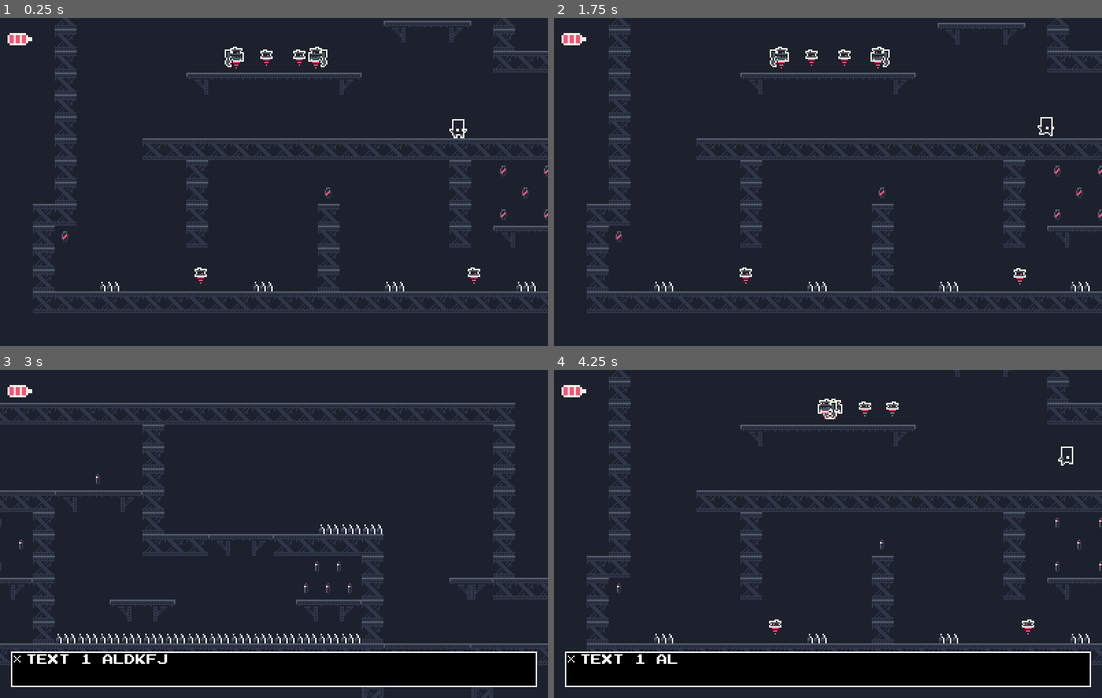
Above: before the commit, frames 1-4 (two rows, left to right).
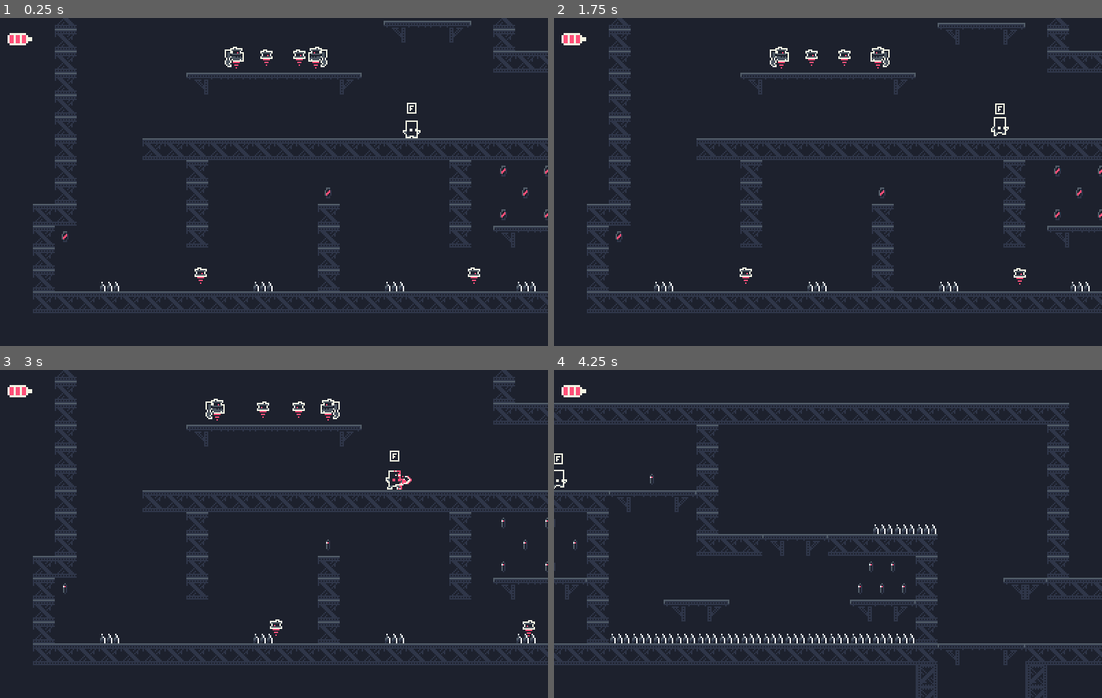
Above: after the commit, the same moments.

Repository: Nanoparty/EchoStation
Game: Godot game, scene res://src/Main/Game.tscn
The game is run twice, just before and just after one commit, with the same random seed, the same clock (stepped at 60 frames per second) and the same inputs.
Inputs:
- Up to frame 1 (0.25 s): no input
- Up to frame 2 (1.75 s): tap Enter (ui_accept) at 0.5, 0.8, 1.25, 1.35 s; hold Tab (splitscreen) 0.53-1.28 s; hold Right (move_right) from 0.53 s (still down); tap Up (jump) at 0.77, 1.52 s; tap Tab (splitscreen) at 1.55 s
- Up to frame 3 (3 s): release Right (move_right) at 2.03 s; hold Left (move_left) 2.03-2.78 s; hold S (crouch) 2.03-2.78 s; tap Enter (ui_accept) at 2.3 s; hold Right (move_right) from 2.78 s (still down); tap Z (shoot) at 2.85 s
- Up to frame 4 (4.25 s): keep holding Right (move_right); tap Up (jump) at 3.02, 3.77 s; tap Tab (splitscreen) at 3.05 s; tap Enter (ui_accept) at 3.5, 3.8 s; hold Tab (splitscreen) from 3.53 s (still down)

The runs differ from the first frame. In frame 1, 0.2% of the frame differs, in the area x 73-86%, y 25-37%; in frame 2, 0.2%; in frame 3, 27%, in the area x 0-100%, y 0-100%; in frame 4, 27%.
Error in both runs: Attempt to call function 'connect' in base 'null instance' on a null instance. (res://src/UserInterface/CoinsCounter.gd:20)

Commit message:
pickup keys, key collection icons, change spike layer, add F interact

Diff:
--- a/src/Actors/Player.gd
+++ b/src/Actors/Player.gd
@@ -19,6 +19,12 @@
 onready var hpBar = $UI/HpSprite
 onready var textBox = $UI/Textbox
 
+onready var key1Icon = $UI/Key1
+onready var key2Icon = $UI/Key2
+onready var key3Icon = $UI/Key3
+
+onready var interactIcon = $InteractKey
+
 onready var health = 3
 onready var dead = false
 onready var jumpCount = 0
@@ -34,6 +40,13 @@
 
 func _ready():
 	# Static types are necessary here to avoid warnings.
+
+	key1Icon.hide()
+	key2Icon.hide()
+	key3Icon.hide()
+
+	#interactIcon.hide()
+
 	var camera: Camera2D = $Camera
 	if action_suffix == "_p1":
 		camera.custom_viewport = $"../.."
@@ -70,11 +83,7 @@
 	if dead or textBox.pause:
 		return
 
-	if Input.is_action_just_pressed("ui_accept"):
-		textBox.queue_text("Text 1 aldkfjla adjsflkasd asdklf dfj asdlf")
-		textBox.queue_text("Text 2 aldkfjla adjsflkasd asdklf dfj asdlf")
-		textBox.queue_text("Text 3 aldkfjla adjsflkasd asdklf dfj asdlf")
-		textBox.queue_text("Text 4 aldkfjla adjsflkasd asdklf dfj asdlf")
+	update_keys()
 
 	var falling = false
 	# Fall through platforms
@@ -126,6 +135,52 @@
 		if is_shooting:
 			shoot_timer.start()
 		animation_player.play(animation)
+
+func update_keys():
+	if key1:
+		key1Icon.show()
+	else:
+		key1Icon.hide()
+	if key2:
+		key2Icon.show()
+	else:
+		key2Icon.hide()
+	if key3:
+		key3Icon.show()
+	else:
+		key3Icon.hide()
+
+func wake_up():
+	textBox.queue_text("[SYSTEM DIAGNOSTICS: PROCESSES REBOOTING...]")
+	textBox.queue_text("Ugh...my servos feel so rusty. Where am I?")
+	textBox.queue_text("It looks like the station, but something feels wrong here...")
+	textBox.queue_text("I better go find out whats happening around here.")
+
+func set_canDoubleJump():
+	canDoubleJump = true
+	textBox.queue_text("Look at this! My old maneuvering thrusters!")
+	textBox.queue_text("With these I should be able to get around a lot easier.")
+
+func set_canShoot():
+	canShoot = true
+	textBox.queue_text("Hey! Its my old plasma cutter arm!")
+	textBox.queue_text("Now I should be able to defend myself against those rogue machines.")
+
+func pickup_Key1():
+	key1 = true
+	textBox.queue_text("This looks like the first security key!")
+	textBox.queue_text("I better give this to A.L.E.X so she can unlock the station controls.")
+
+func pickup_Key2():
+	key2 = true
+	textBox.queue_text("Nice, the second security key!")
+	textBox.queue_text("Just one more to go.")
+
+func pickup_Key3():
+	key3 = true
+	textBox.queue_text("The last security key!")
+	textBox.queue_text("Now A.L.E.X should be able to fix the station.")
+	textBox.queue_text("I can't wait for things to return to normal.")
 
 func get_direction(falling):
 	var UpVector = 0
--- a/src/Actors/Player.tscn
+++ b/src/Actors/Player.tscn
@@ -17,6 +17,10 @@
 [ext_resource path="res://assets/art/enemy/explosion.png" type="Texture" id=15]
 [ext_resource path="res://assets/art/environment/light_circle.png" type="Texture" id=16]
 [ext_resource path="res://src/Actors/Textbox.gd" type="Script" id=17]
+[ext_resource path="res://assets/art/environment/key3.png" type="Texture" id=18]
+[ext_resource path="res://assets/art/environment/key1.png" type="Texture" id=19]
+[ext_resource path="res://assets/art/environment/key2.png" type="Texture" id=20]
+[ext_resource path="res://assets/art/player/F.png" type="Texture" id=21]
 
 [sub_resource type="Animation" id=1]
 resource_name = "crouch"
@@ -263,6 +267,23 @@
 
 [sub_resource type="RectangleShape2D" id=14]
 extents = Vector2( 7.5, 10 )
+
+[sub_resource type="Animation" id=18]
+resource_name = "hover"
+length = 3.0
+loop = true
+tracks/0/type = "value"
+tracks/0/path = NodePath(".:position")
+tracks/0/interp = 1
+tracks/0/loop_wrap = true
+tracks/0/imported = false
+tracks/0/enabled = true
+tracks/0/keys = {
+"times": PoolRealArray( 0, 1.5 ),
+"transitions": PoolRealArray( 1, 1 ),
+"update": 0,
+"values": [ Vector2( 0, -21 ), Vector2( 0, -25 ) ]
+}
 
 [node name="Player" type="KinematicBody2D"]
 collision_mask = 28
@@ -436,6 +457,21 @@
 
 [node name="Tween" type="Tween" parent="UI/Textbox"]
 
+[node name="Key1" type="Sprite" parent="UI"]
+position = Vector2( 700, 22 )
+scale = Vector2( 2, 2 )
+texture = ExtResource( 19 )
+
+[node name="Key2" type="Sprite" parent="UI"]
+position = Vector2( 730, 23 )
+scale = Vector2( 2, 2 )
+texture = ExtResource( 20 )
+
+[node name="Key3" type="Sprite" parent="UI"]
+position = Vector2( 760, 23 )
+scale = Vector2( 2, 2 )
+texture = ExtResource( 18 )
+
 [node name="Explosion" parent="." instance=ExtResource( 13 )]
 texture = ExtResource( 15 )
 
@@ -448,8 +484,8 @@
 wait_time = 0.1
 
 [node name="DamageDetector" type="Area2D" parent="."]
-collision_layer = 2
-collision_mask = 2
+collision_layer = 258
+collision_mask = 258
 
 [node name="CollisionShape2D" type="CollisionShape2D" parent="DamageDetector"]
 position = Vector2( -1, -8 )
@@ -461,6 +497,14 @@
 texture = ExtResource( 16 )
 texture_scale = 2.0
 
+[node name="InteractKey" type="Sprite" parent="."]
+position = Vector2( 0, -22.8667 )
+texture = ExtResource( 21 )
+
+[node name="AnimationPlayer" type="AnimationPlayer" parent="InteractKey"]
+autoplay = "hover"
+anims/hover = SubResource( 18 )
+
 [connection signal="tween_all_completed" from="UI/Textbox/Tween" to="UI/Textbox" method="_on_Tween_tween_all_completed"]
 [connection signal="timeout" from="PlatformTimer" to="." method="_on_PlatformTimer_timeout"]
 [connection signal="body_entered" from="DamageDetector" to="." method="_on_DamageDetector_body_entered"]
--- a/src/Level/Blaster.gd
+++ b/src/Level/Blaster.gd
@@ -3,5 +3,5 @@
 
 
 func _on_Blaster_body_entered(body):
-	body.canShoot = true
+	body.set_canShoot()
 	queue_free()
--- a/src/Level/DoubleJump.gd
+++ b/src/Level/DoubleJump.gd
@@ -3,5 +3,5 @@
 
 
 func _on_DoubleJump_body_entered(body):
-	body.canDoubleJump = true
+	body.set_canDoubleJump()
 	queue_free()
--- a/src/Level/Key1.gd
+++ b/src/Level/Key1.gd
@@ -4,5 +4,5 @@
 
 
 func _on_Key1_body_entered(body):
-	body.key1 = true
+	body.pickup_Key1()
 	queue_free()
--- a/src/Level/Key2.gd
+++ b/src/Level/Key2.gd
@@ -3,5 +3,5 @@
 
 
 func _on_Key2_body_entered(body):
-	body.key2 = true
+	body.pickup_Key2()
 	queue_free()
--- a/src/Level/Key3.gd
+++ b/src/Level/Key3.gd
@@ -3,5 +3,5 @@
 
 
 func _on_Key3_body_entered(body):
-	body.key3 = true
+	body.pickup_Key3()
 	queue_free()
--- a/src/Level/TestLevel.tscn
+++ b/src/Level/TestLevel.tscn
@@ -1068,7 +1068,7 @@
 
 [node name="Spike2" type="StaticBody2D" parent="Spikes"]
 position = Vector2( -400, 568 )
-collision_layer = 2
+collision_layer = 256
 collision_mask = 2
 
 [node name="CollisionShape2D" type="CollisionShape2D" parent="Spikes/Spike2"]
@@ -1081,7 +1081,7 @@
 
 [node name="Spike3" type="StaticBody2D" parent="Spikes"]
 position = Vector2( -368, 568 )
-collision_layer = 2
+collision_layer = 256
 collision_mask = 2
 
 [node name="CollisionShape2D" type="CollisionShape2D" parent="Spikes/Spike3"]
@@ -1094,7 +1094,7 @@
 
 [node name="Spike4" type="StaticBody2D" parent="Spikes"]
 position = Vector2( -312, 568 )
-collision_layer = 2
+collision_layer = 256
 collision_mask = 2
 
 [node name="CollisionShape2D" type="CollisionShape2D" parent="Spikes/Spike4"]
@@ -1107,7 +1107,7 @@
 
 [node name="Spike5" type="StaticBody2D" parent="Spikes"]
 position = Vector2( -296, 568 )
-collision_layer = 2
+collision_layer = 256
 collision_mask = 2
 
 [node name="CollisionShape2D" type="CollisionShape2D" parent="Spikes/Spike5"]
@@ -1120,7 +1120,7 @@
 
 [node name="Spike6" type="StaticBody2D" parent="Spikes"]
 position = Vector2( -456, 568 )
-collision_layer = 2
+collision_layer = 256
 collision_mask = 2
 
 [node name="CollisionShape2D" type="CollisionShape2D" parent="Spikes/Spike6"]
@@ -1133,7 +1133,7 @@
 
 [node name="Spike7" type="StaticBody2D" parent="Spikes"]
 position = Vector2( -472, 568 )
-collision_layer = 2
+collision_layer = 256
 collision_mask = 2
 
 [node name="CollisionShape2D" type="CollisionShape2D" parent="Spikes/Spike7"]
@@ -1146,7 +1146,7 @@
 
 [node name="Spike8" type="StaticBody2D" parent="Spikes"]
 position = Vector2( -704, 568 )
-collision_layer = 2
+collision_layer = 256
 collision_mask = 2
 
 [node name="CollisionShape2D" type="CollisionShape2D" parent="Spikes/Spike8"]
@@ -1159,7 +1159,7 @@
 
 [node name="Spike9" type="StaticBody2D" parent="Spikes"]
 position = Vector2( -824, 568 )
-collision_layer = 2
+collision_layer = 256
 collision_mask = 2
 
 [node name="CollisionShape2D" type="CollisionShape2D" parent="Spikes/Spike9"]
@@ -1172,7 +1172,7 @@
 
 [node name="Spike10" type="StaticBody2D" parent="Spikes"]
 position = Vector2( -824, 472 )
-collision_layer = 2
+collision_layer = 256
 collision_mask = 2
 
 [node name="CollisionShape2D" type="CollisionShape2D" parent="Spikes/Spike10"]
@@ -1185,7 +1185,7 @@
 
 [node name="Spike11" type="StaticBody2D" parent="Spikes"]
 position = Vector2( -704, 472 )
-collision_layer = 2
+collision_layer = 256
 collision_mask = 2
 
 [node name="CollisionShape2D" type="CollisionShape2D" parent="Spikes/Spike11"]
@@ -1198,7 +1198,7 @@
 
 [node name="Spike12" type="StaticBody2D" parent="Spikes"]
 position = Vector2( -736, 360 )
-collision_layer = 2
+collision_layer = 256
 collision_mask = 2
 
 [node name="CollisionShape2D" type="CollisionShape2D" parent="Spikes/Spike12"]
@@ -1211,7 +1211,7 @@
 
 [node name="Spike13" type="StaticBody2D" parent="Spikes"]
 position = Vector2( -848, 360 )
-collision_layer = 2
+collision_layer = 256
 collision_mask = 2
 
 [node name="CollisionShape2D" type="CollisionShape2D" parent="Spikes/Spike13"]
@@ -1224,7 +1224,7 @@
 
 [node name="Spike14" type="StaticBody2D" parent="Spikes"]
 position = Vector2( -848, 216 )
-collision_layer = 2
+collision_layer = 256
 collision_mask = 2
 
 [node name="CollisionShape2D" type="CollisionShape2D" parent="Spikes/Spike14"]
@@ -1237,7 +1237,7 @@
 
 [node name="Spike15" type="StaticBody2D" parent="Spikes"]
 position = Vector2( -728, 264 )
-collision_layer = 2
+collision_layer = 256
 collision_mask = 2
 
 [node name="CollisionShape2D" type="CollisionShape2D" parent="Spikes/Spike15"]
--- a/src/Main/Game.tscn
+++ b/src/Main/Game.tscn
@@ -18,4 +18,4 @@
 [node name="Level" parent="." instance=ExtResource( 3 )]
 
 [node name="Player" parent="Level" instance=ExtResource( 4 )]
-position = Vector2( -649, -29 )
+position = Vector2( -683, -25 )
--- a/src/Objects/Spike.tscn
+++ b/src/Objects/Spike.tscn
@@ -6,8 +6,8 @@
 extents = Vector2( 8, 4 )
 
 [node name="Spike" type="StaticBody2D"]
-collision_layer = 2
-collision_mask = 2
+collision_layer = 256
+collision_mask = 256
 
 [node name="CollisionShape2D" type="CollisionShape2D" parent="."]
 visible = false
Binary file added: assets/art/player/F.png
Not shown, added: assets/art/player/F.png.import
Not shown: 1 places in src/Actors/Player.tscn that only renumber resources
